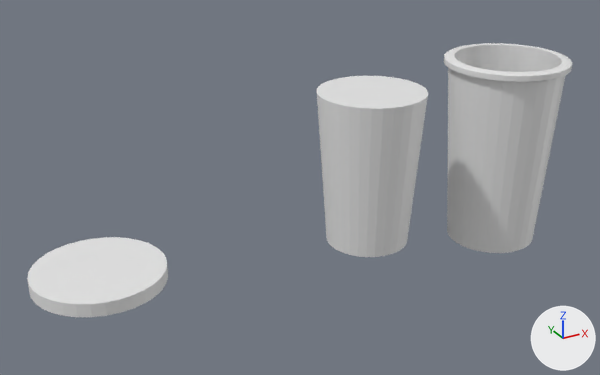
What one commit did to the Blender file keychain_02FafaKumah_v01.blend.
Camera for both pictures: a 50 mm lens placed at (-3.14, -12.88, 7.26), pointed at (3.42, -0.94, 1.29). The axes (+X, +Y, +Z) are drawn at lower right. The lights are the same throughout. The first picture is the older version.

The first picture shows 'Cardboard Cup', 'Soda', 'Splash'.
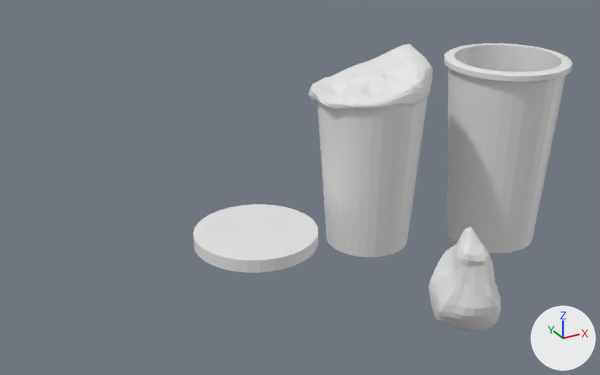
Patch to the scene script:
```diff
--- a/keychain_02FafaKumah_v01.blend.py
+++ b/keychain_02FafaKumah_v01.blend.py
@@ me_sphere_002 @@
+me_sphere_002.from_pydata(...)  # 385 vertices, 314 faces; spans x -1.04..1.13, y -1.32..1.11, z -0.35..0.61
@@ me_sphere @@
+me_sphere.from_pydata(...)  # 482 vertices, 512 faces; spans x -0.71..0.68, y -0.73..0.65, z -0.85..1.46
@@ ob_splash @@
 ob_splash = bpy.data.objects.new('Splash', me_cylinder_009)
-ob_splash.location = (-0.07, 0.0, 0.0)
+ob_splash.location = (2.99, 0.0, 0.0)
 ob_splash.scale = (1.19, 1.19, 0.124)
@@ ob_sphere_001 @@
+ob_sphere_001 = bpy.data.objects.new('Sphere.001', me_sphere_002)
+ob_sphere_001.location = (5.49, 0.14, 2.58)
+ob_sphere_001.scale = (1.14, 0.936, 1.0)
@@ ob_sphere @@
+ob_sphere = bpy.data.objects.new('Sphere', me_sphere)
+ob_sphere.location = (4.62, -4.15, 0.51)
+ob_sphere.scale = (0.802, 0.802, 0.802)
```

Boxes [x1, y1, x2, y2] around the edits, measured in the pictures (600 x 375 px):
'Splash', moved
    before: [27, 237, 168, 317]
    after: [193, 204, 318, 273]
'Sphere.001', added
    after: [308, 44, 433, 111]
'Sphere', added
    after: [429, 227, 501, 332]
